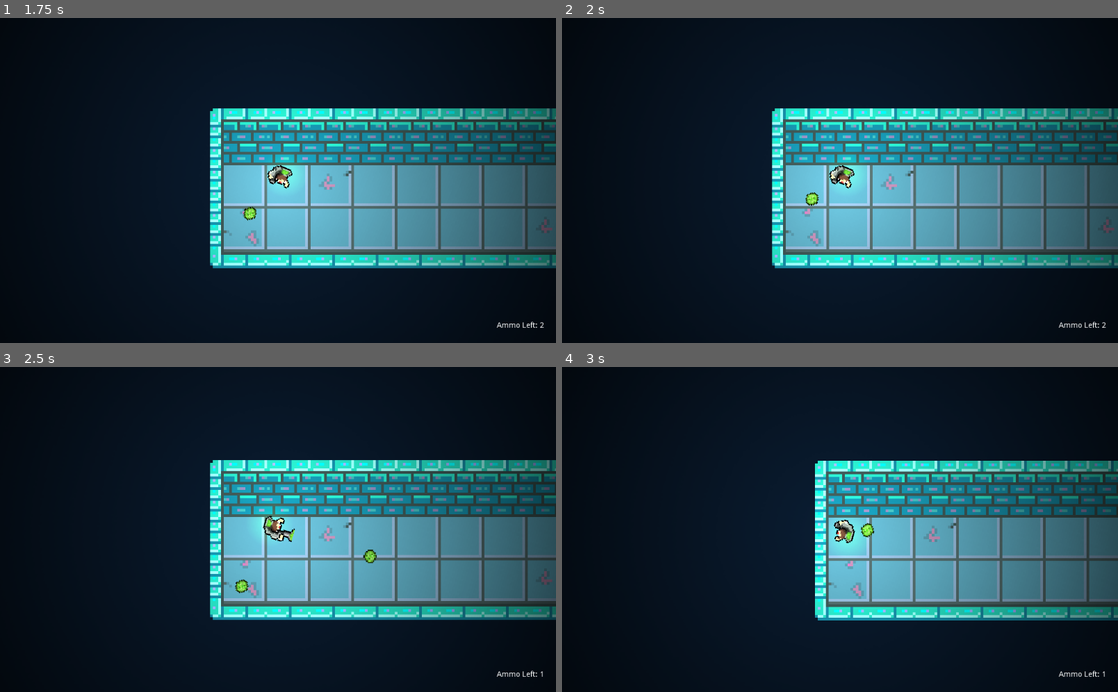
Above: before the commit, frames 1-4 (two rows, left to right).
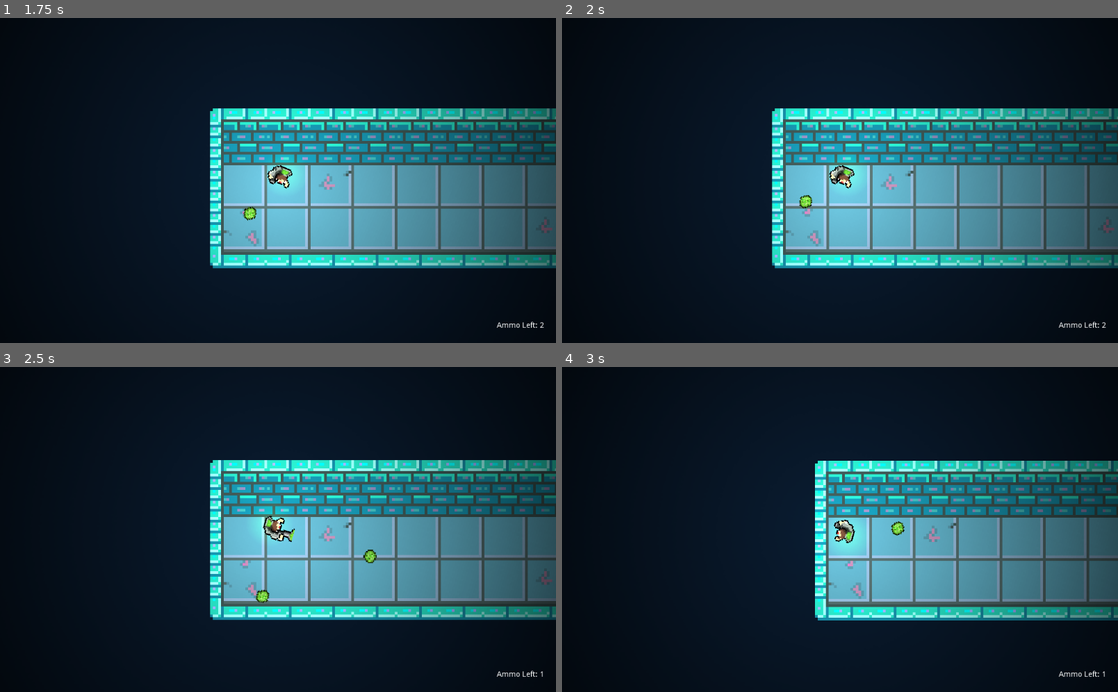
Above: after the commit, the same moments.

Repository: godofecht/Decomposition-Godofecht
Game: Godot game, scene res://SplashScreen/Background.tscn
Two runs of this game, one before a commit and one after it. Both use one fixed random seed, a clock stepped at 60 frames per second and the inputs below.
Inputs (mouse positions are in pixels of both pictures, inside the frame that each line leads up to):
- Up to frame 1 (1.75 s): click (55, 47) at 0.5 s; tap Enter at 1.25 s; move the mouse to (250, 245) at 1.27 s; hold Up from 1.28 s (still down); click (250, 245) at 1.35 s
- Up to frame 2 (2 s): keep holding Up
- Up to frame 3 (2.5 s): keep holding Up; move the mouse to (444, 578) at 2.02 s; tap S (KEY_DOWN) at 2.1 s; click (444, 578) at 2.3 s
- Up to frame 4 (3 s): move the mouse to (673, 480) at 2.77 s; release Up at 2.78 s; hold Left from 2.78 s (still down); hold A (KEY_LEFT) from 2.78 s (still down)

Frame 1 is identical in both runs. In frame 2, 0.1% of the frame differs, in the area x 42-47%, y 53-59%; in frame 3, 0.2%, in the area x 42-49%, y 65-73%; in frame 4, 0.2%.

Commit message:
added bacteria bullet sfx

Diff:
--- a/Bacteria/Bacteria.gd
+++ b/Bacteria/Bacteria.gd
@@ -17,7 +17,8 @@
 #SFX
 onready var DeathSFX = $SFX/Death
 onready var HitSFX = $SFX/Hit
-onready var ShootingSFX = $SFX/ShootingSFX
+onready var ShootingSFX = $SFX/Shoot
+
 
 var dead = false
 var bIncrementRecoveryTimer = false;
@@ -55,7 +56,7 @@
 
 func shoot():
 	#AnimationState.travel("Shooting")
-#	ShootingSFX.play()
+	ShootingSFX.play()
 	var bullet = Bullet_Scene.instance()
 	bullet.color = "blue"
 	bullet.bShouldDie = true
--- a/Bacteria/Bacteria.tscn
+++ b/Bacteria/Bacteria.tscn
@@ -1,10 +1,11 @@
-[gd_scene load_steps=11 format=2]
+[gd_scene load_steps=12 format=2]
 
 [ext_resource path="res://Bacteria/Bacteria.gd" type="Script" id=1]
 [ext_resource path="res://Bacteria/SFX/Enemy - Vocal 1.ogg" type="AudioStream" id=2]
 [ext_resource path="res://Bacteria/SFX/Enemy - Bullet Hit.ogg" type="AudioStream" id=3]
 [ext_resource path="res://Bacteria/SFX/Enemy - Death Small.ogg" type="AudioStream" id=4]
 [ext_resource path="res://Bacteria/Enemy_Sprites.png" type="Texture" id=5]
+[ext_resource path="res://Bacteria/SFX/Enemy - Shoot Small.ogg" type="AudioStream" id=6]
 
 [sub_resource type="PhysicsMaterial" id=1]
 friction = 200.0
@@ -84,7 +85,7 @@
 texture = ExtResource( 5 )
 vframes = 2
 hframes = 8
-frame = 7
+frame = 1
 
 [node name="SpriteAnimations" type="AnimationPlayer" parent="Sprite"]
 anims/Death = SubResource( 3 )
@@ -103,6 +104,9 @@
 max_distance = 200000.0
 attenuation = 0.732043
 
+[node name="Shoot" type="AudioStreamPlayer" parent="SFX"]
+stream = ExtResource( 6 )
+
 [node name="ImpactArea" type="Area2D" parent="."]
 scale = Vector2( 20, 20 )
 collision_layer = 0
Not shown, added: Bacteria/SFX/Enemy - Shoot Small.ogg.import
Not shown, added: Bacteria/SFX/Enemy - Shoot Small.ogg
